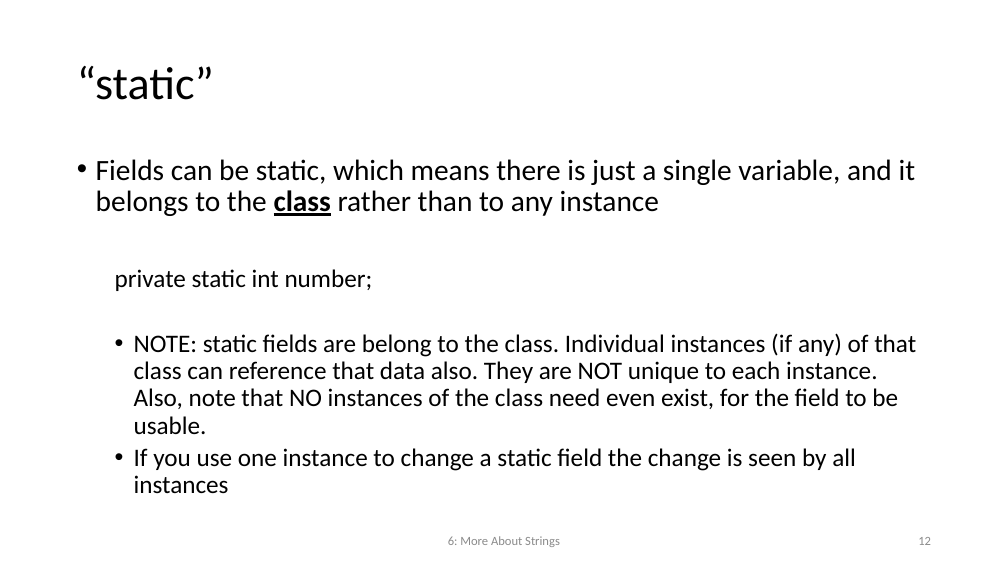
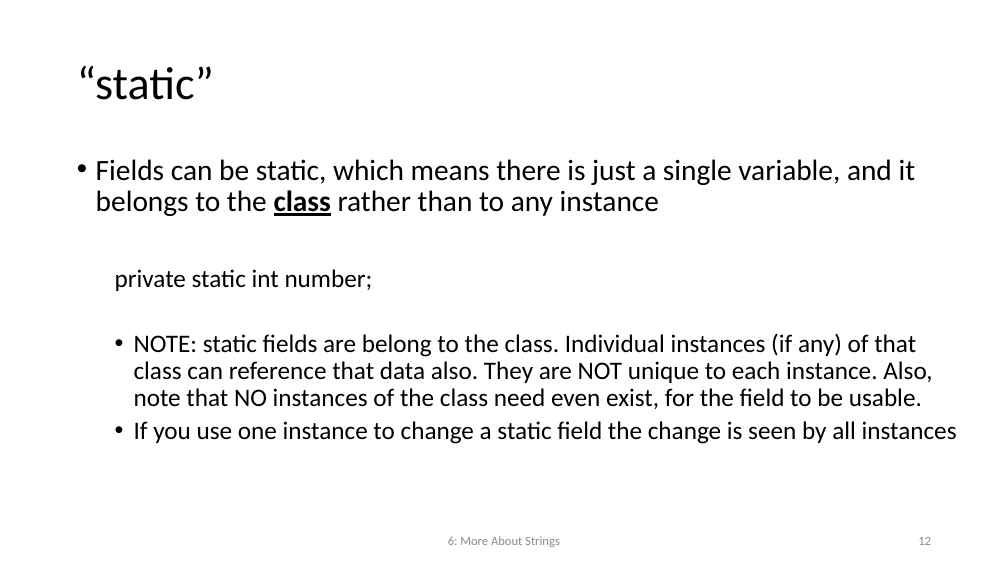
Before and after one commit to chriswu8/COMP2501, a slide deck: slide 12 of Lecture/2501Lesson06.pptx. Drawn at 1008x567 pixels with LibreOffice and Linux fonts; fonts in the diff are those of the drawing. Boxes give left, top, right and bottom in pixels: in the first picture for what was removed or moved away, otherwise in the second. Text is boxed around its words. In the diff, an @@ line names an element or a change of style, - is before the commit and + after.

```diff
--- a/Lecture/2501Lesson06.pptx
+++ b/Lecture/2501Lesson06.pptx
@@ text "Fields can be static, which ..." rewrapped from <box>96,159,916,494</box> to <box>96,159,957,444</box> @@
```
Also in this commit, not shown: 5 other slides changed, 23 other files.
